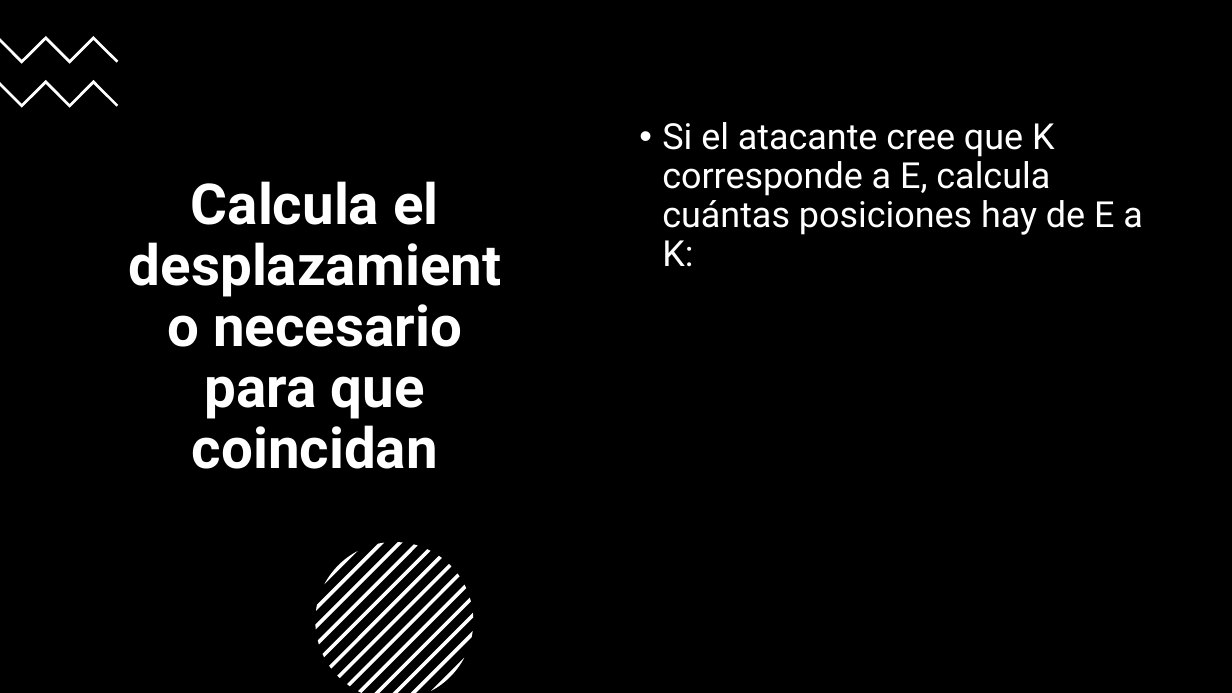
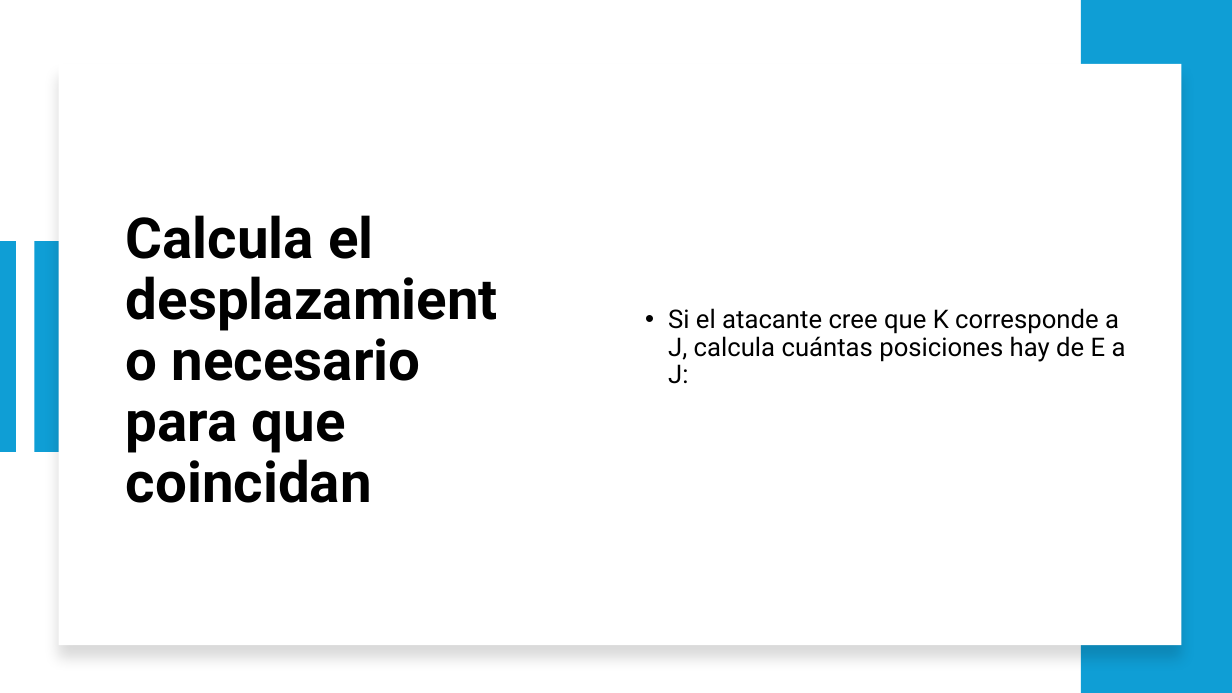
Before and after one commit to AlexPs06/CienciaViva2025-ICAP, a slide deck: slide 17 of Cifrado-Imagenes.pptx (slide 11 before the commit). Drawn at 1232x693 pixels with LibreOffice and Linux fonts; fonts in the diff are those of the drawing. Boxes give left, top, right and bottom in pixels: in the first picture for what was removed or moved away, otherwise in the second. Text is boxed around its words. In the diff, an @@ line names an element or a change of style, - is before the commit and + after.

```diff
--- a/Cifrado-Imagenes.pptx
+++ b/Cifrado-Imagenes.pptx
@@ rectangle added at bbox=[1081, 0, 1232, 693], fill #0F9ED5 @@
@@ freeform shape removed at bbox=[0, 36, 118, 64] @@
@@ freeform shape removed at bbox=[0, 79, 118, 107] @@
@@ rectangle: place and size @@
-rectangle at bbox=[0, 0, 1232, 693]
+rectangle at bbox=[58, 64, 1181, 645]
@@ rectangle at bbox=[58, 64, 1181, 645]: fill #000000 to #FFFFFF; shadow on @@
@@ title "Calcula el desplazamiento necesario para ...": place and size @@
-title "Calcula el desplazamiento necesario para ..." at bbox=[191, 181, 462, 469]
+title "Calcula el desplazamiento necesario para ..." at bbox=[126, 215, 421, 503]
@@ title "Calcula el desplazamiento necesario para ..." at bbox=[126, 215, 421, 503]: text colour #FFFFFF to #000000; alignment centre to left @@
@@ text "Si el atacante cree que ..." at bbox=[668, 308, 1126, 384]: vertical alignment top to middle @@
@@ line added from (7, 241) to (7, 452), #0F9ED5 14 pt @@
@@ rectangle added at bbox=[34, 241, 66, 452], fill #0F9ED5 @@
@@ text at bbox=[668, 308, 1126, 384]: text changed; size 28 to 20 pt; text colour #FFFFFF to #000000 @@
-• Si el atacante cree que K corresponde a E, calcula cuántas posiciones hay de E a K:
+• Si el atacante cree que K corresponde a J, calcula cuántas posiciones hay de E a J:
@@ group removed at bbox=[315, 543, 473, 693]: 13 freeform shapes @@
```
Also in this commit, not shown: 15 other slides changed, 20 slides added, 2 slides removed, 4 other files.
